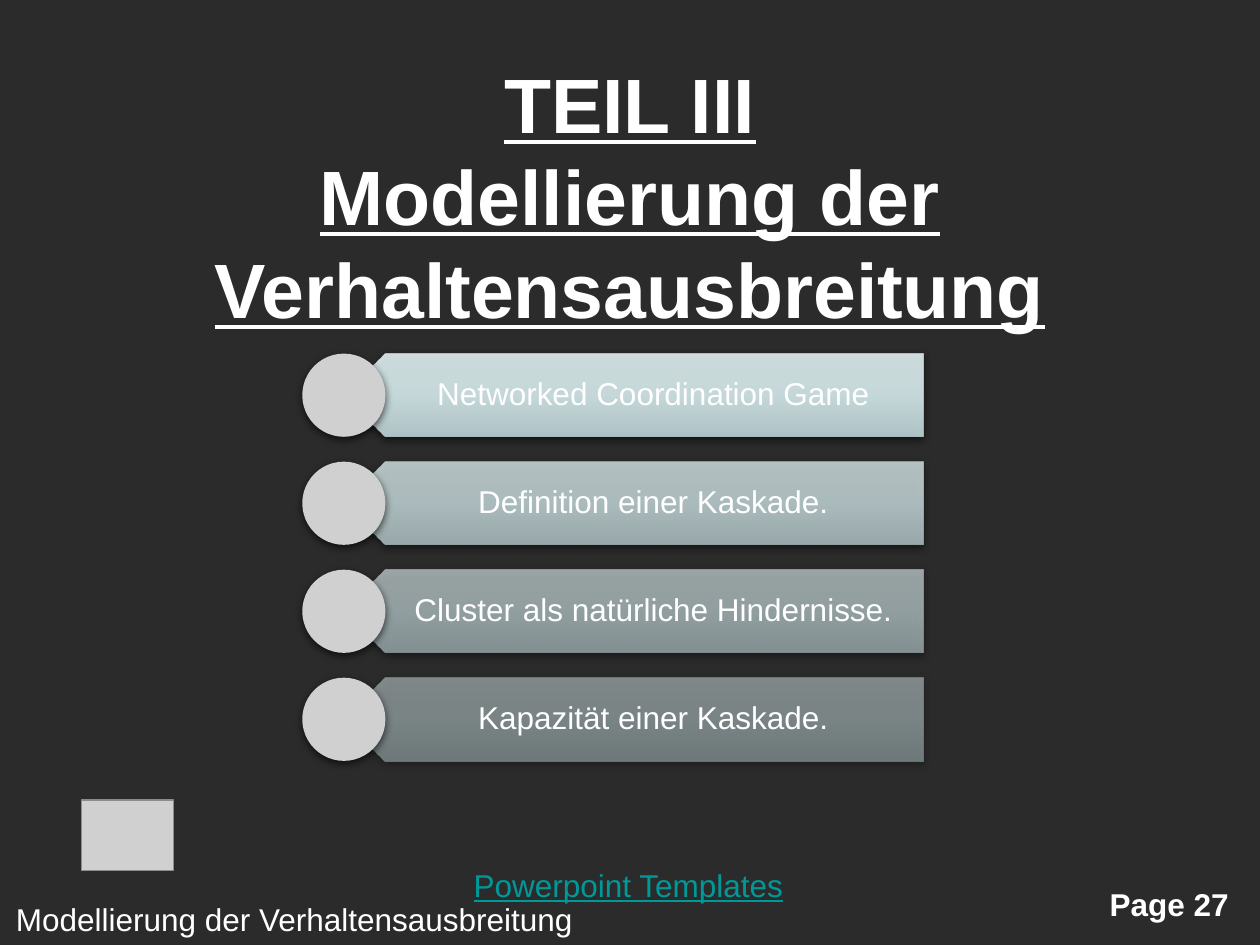
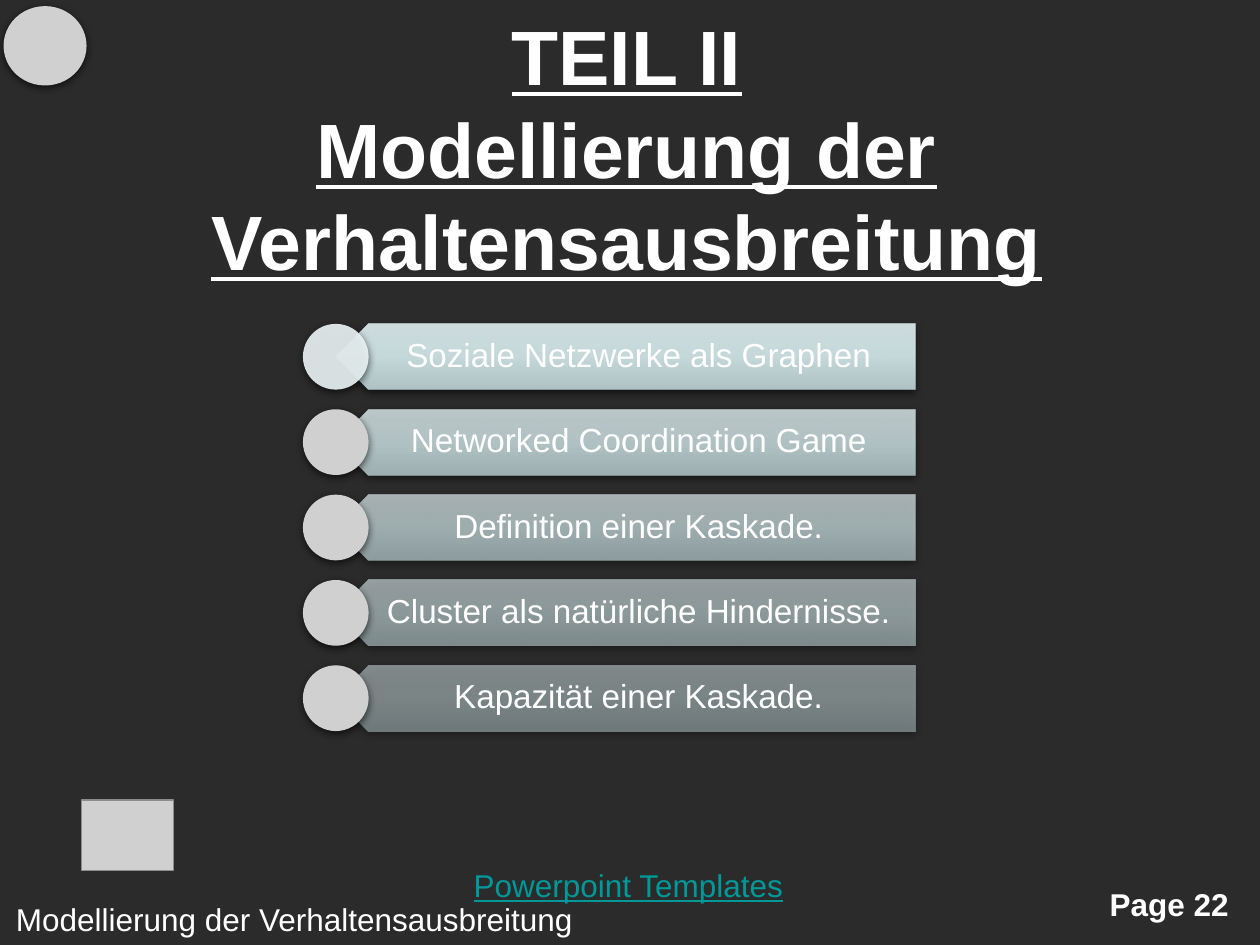
Before and after one commit to BlindSide89/Simple, a slide deck: slide 22 of Presentations/PresentationNEWStyle.pptx (slide 27 before the commit). Drawn at 1260x945 pixels with LibreOffice and Linux fonts; fonts in the diff are those of the drawing; grey boxes stand for pictures; background and template pictures are left out; a plain dark background stands for a picture behind light text. Boxes give left, top, right and bottom in pixels: in the first picture for what was removed or moved away, otherwise in the second. Text is boxed around its words. In the diff, an @@ line names an element or a change of style, - is before the commit and + after.

```diff
--- a/Presentations/PresentationNEWStyle.pptx
+++ b/Presentations/PresentationNEWStyle.pptx
@@ picture added at <box>4,6,87,86</box> @@
@@ title at <box>211,32,1040,285</box>: text changed @@
-TEIL III
-Modellierung der Verhaltensausbreitung
+TEIL II
+Modellierung der Verhaltensausbreitung
@@ pentagon arrow: place and size @@
-pentagon arrow at <box>344,354,924,437</box>
+pentagon arrow at <box>335,324,915,389</box>
@@ picture: place and size @@
-picture at <box>302,354,386,437</box>
+picture at <box>302,410,368,475</box>
@@ size 18 to 19 pt in 4 elements at <box>387,599,890,623</box>, <box>454,684,823,715</box>, <box>454,514,823,538</box>, <box>411,428,866,452</box> @@
@@ text "Networked Coordination Game": place and size @@
-text "Networked Coordination Game" at <box>437,382,869,405</box>
+text "Networked Coordination Game" at <box>411,428,866,452</box>
@@ picture removed at <box>302,461,386,544</box> @@
@@ group added at <box>302,324,915,561</box>: 1 text, 1 ellipse, 1 pentagon arrow, 1 picture @@
+Soziale Netzwerke als Graphen
@@ pentagon arrow: place and size @@
-pentagon arrow at <box>344,461,924,544</box>
+pentagon arrow at <box>335,495,915,561</box>
@@ text "Definition einer Kaskade.": place and size @@
-text "Definition einer Kaskade." at <box>478,490,828,513</box>
+text "Definition einer Kaskade." at <box>454,514,823,538</box>
@@ picture: place and size @@
-picture at <box>302,570,386,653</box>
+picture at <box>302,580,368,645</box>
@@ pentagon arrow: place and size @@
-pentagon arrow at <box>344,570,924,653</box>
+pentagon arrow at <box>335,580,915,645</box>
@@ text "Cluster als natürliche Hindernisse.": place and size @@
-text "Cluster als natürliche Hindernisse." at <box>414,598,892,621</box>
+text "Cluster als natürliche Hindernisse." at <box>387,599,890,623</box>
@@ picture: place and size @@
-picture at <box>302,678,386,761</box>
+picture at <box>302,665,368,731</box>
@@ pentagon arrow: place and size @@
-pentagon arrow at <box>344,678,924,761</box>
+pentagon arrow at <box>335,665,915,731</box>
@@ text "Kapazität einer Kaskade.": place and size @@
-text "Kapazität einer Kaskade." at <box>478,706,828,735</box>
+text "Kapazität einer Kaskade." at <box>454,684,823,715</box>
@@ page number at <box>1110,894,1229,922</box>: text changed @@
-Page 27
+Page 22
```
Also in this commit, not shown: 38 other slides changed, 10 slides added, 3 slides removed, 1 other file.
